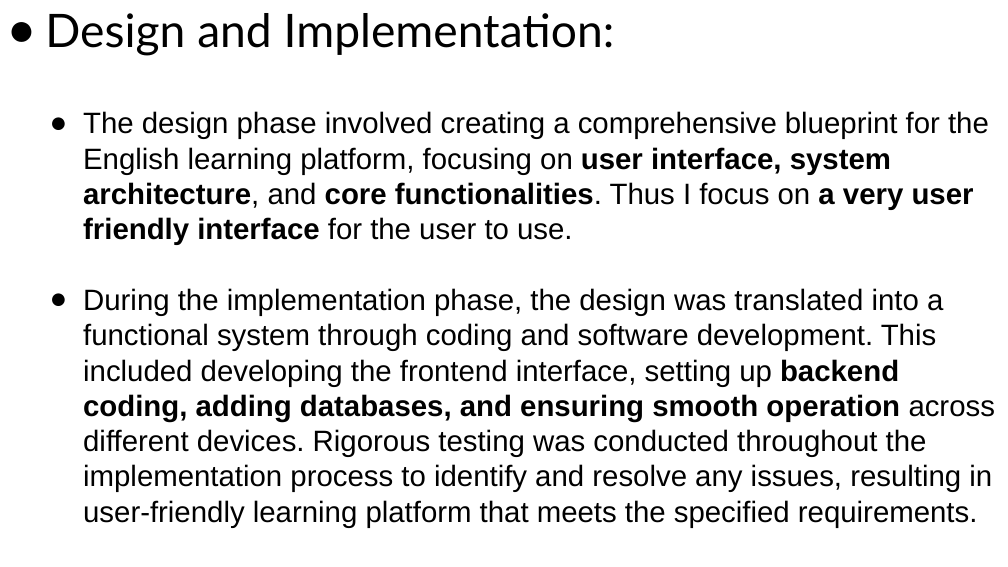
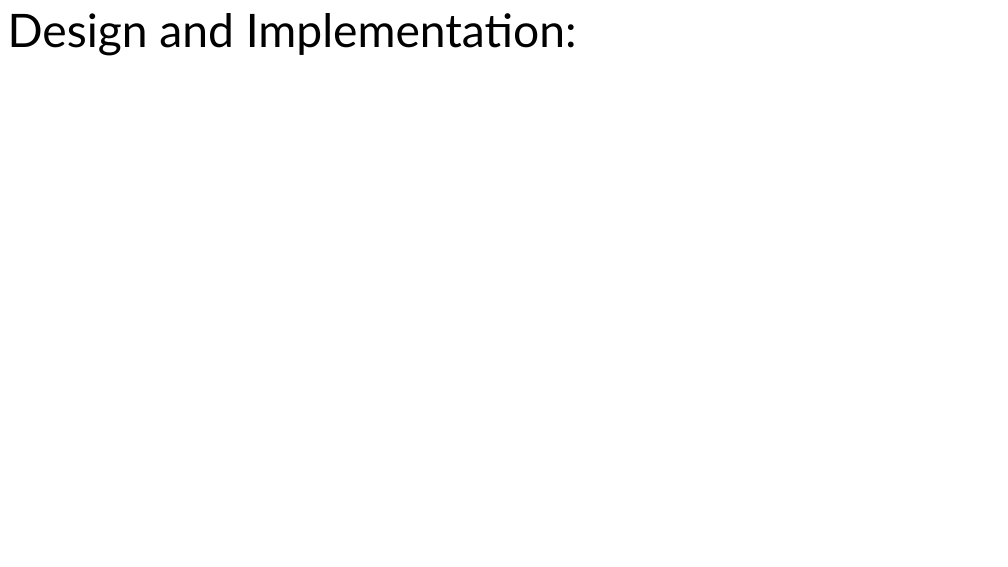
Before and after one commit to iissaaaacc01/School-SBA-english-learning-program-, a slide deck: slide 5 of Isaac SBA Report.pptx. Drawn at 1008x567 pixels with LibreOffice and Linux fonts; fonts in the diff are those of the drawing. Boxes give left, top, right and bottom in pixels: in the first picture for what was removed or moved away, otherwise in the second. Text is boxed around its words. In the diff, an @@ line names an element or a change of style, - is before the commit and + after.

```diff
--- a/Isaac SBA Report.pptx
+++ b/Isaac SBA Report.pptx
@@ text "Design and Implementation:" at box(8, 13, 577, 56): bullet ● to none @@
@@ title removed at box(83, 111, 995, 528) @@
-● The design phase involved creating a comprehensive blueprint for the English learning platform, focusing on user interface, system architecture, and core functionalities. Thus I focus on a very user friendly interface for the user to use.
-● During the implementation phase, the design was translated into a functional system through coding and software development. This included developing the frontend interface, setting up backend coding, adding databases, and ensuring smooth operation across different devices. Rigorous testing was conducted throughout the implementation process to identify and resolve any issues, resulting in user-friendly learning platform that meets the specified requirements.
```
Also in this commit, not shown: 4 other slides changed.
